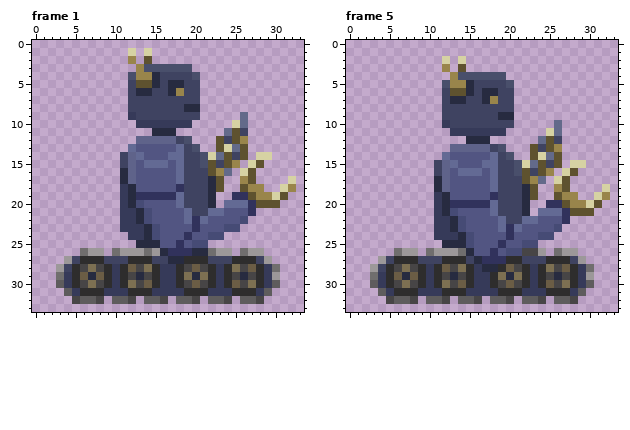
One commit to this pixel-art file: assets/images/characters/construction_bot_standing.aseprite. Above: the version before the commit.
34x34 pixels, 8 frames. Colours within 5 levels of each other are drawn and written as one. Shown: frame 1, frame 5. The commit also changed other frames, which this record leaves out.
Once edited:
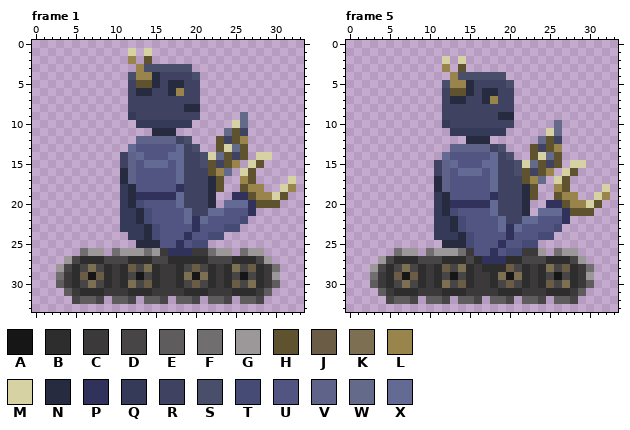
Palette (. is transparent): A #171616  B #2e2d2d  C #3b393a  D #474546  E #5e5c5d  F #706e6e  G #9c9899  H #5e522f  J #6b5d45  K #7d7052  L #99854b  M #d6d2a3  N #272b40  P #31325c  Q #363a59  R #3f4361  S #494f6b  T #464b75  U #525582  V #5f638a  W #636a8a  X #636a94
The exact change:
--- frame 1, layers "left arm", "wheels"
@@ x 0..33 @@
 25 .............NNNUUPUTT............
-26 ......FGG.FGGGFGNPPPNNFGG.FGG.....
-27 ....GRBBBRRRBBBRRNNBBBRRRBBBRG....
-28 ...GRBDKDBQBJDKBQQBDJDBQBKDJBQF...
-29 ...FQBJNJBQBDNDBQQBKNKBQBDNDBQG...
-30 ...EQBDKDBQBKDJBQQBDJDBQBJDKBQE...
-31 ....EQBBBQQQBBBQQQQBBBQQQBBBQE....
+26 ......FGG.FGGGFGCPPPCCFGG.FGG.....
+27 ....GDBBBDDDBBBDDBBBBBDDDBBBDG....
+28 ...GDBDKDBCBJDKBCCBDJDBCBKDJBCF...
+29 ...FCBJAJBCBDADBCCBKAKBCBDADBCG...
+30 ...ECBDKDBCBKDJBCCBDJDBCBJDKBCE...
+31 ....ECBBBCCCBBBCCCCBBBCCCBBBCE....
 32 .....DEED.EED.EED.EED.EED.EED.....
--- frame 5, layers "left arm", "wheels"
@@ x 0..33 @@
 25 ............NNNTUUUPUUTT..........
-26 ......FGG.FGGGFNUUPUTTDDG.FGG.....
-27 ....GRBBBRRRBBBRNPPPBBRRRBBBRG....
-28 ...GRBDKDBQBJDKBQNNBJDBQBKDJBQF...
-29 ...FQBJNJBQBDNDBQQBKNKBQBDNDBQG...
-30 ...EQBDKDBQBKDJBQQBDJDBQBJDKBQE...
-31 ....EQBBBQQQBBBQQQQBBBQQQBBBQE....
+26 ......FGG.FGGGFCUUPUTTCCG.FGG.....
+27 ....GDBBBDDDBBBDBPPPBBDDDBBBDG....
+28 ...GDBDKDBCBJDKBCBBBJDBCBKDJBCF...
+29 ...FCBJAJBCBDADBCCBKAKBCBDADBCG...
+30 ...ECBDKDBCBKDJBCCBDJDBCBJDKBCE...
+31 ....ECBBBCCCBBBCCCCBBBCCCBBBCE....
 32 .....DEED.EED.EED.EED.EED.EED.....
Changed places in both pictures, as pixel boxes (x1, y1, x2, y2):
changed: (64, 248, 272, 296)
changed: (378, 248, 586, 296)
